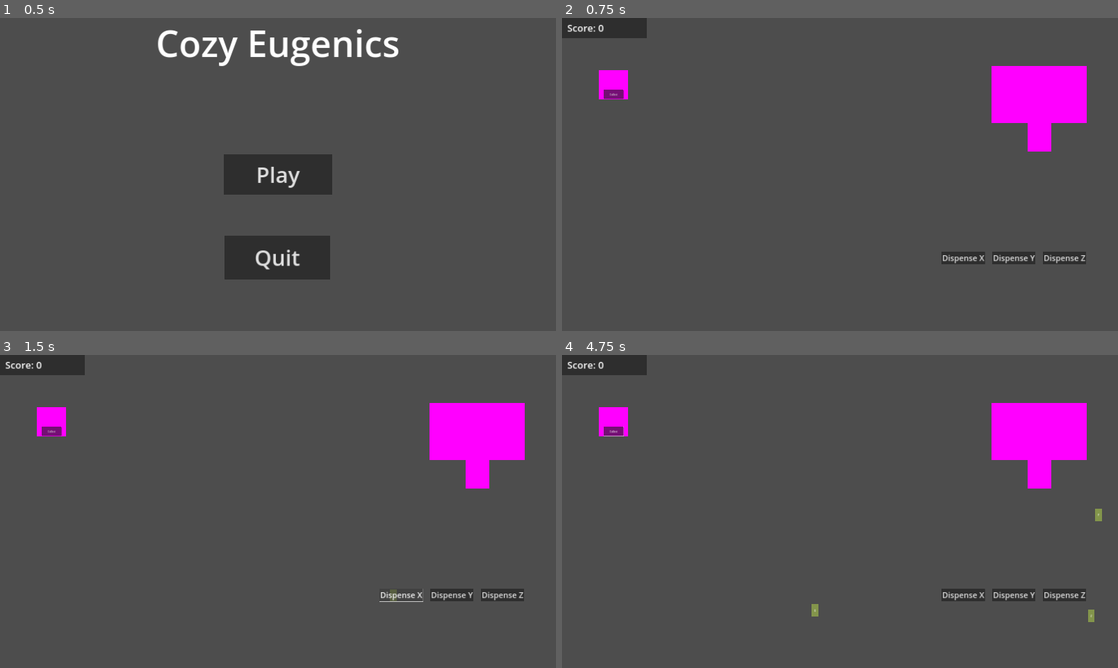
Above: before the commit, frames 1-4 (two rows, left to right).
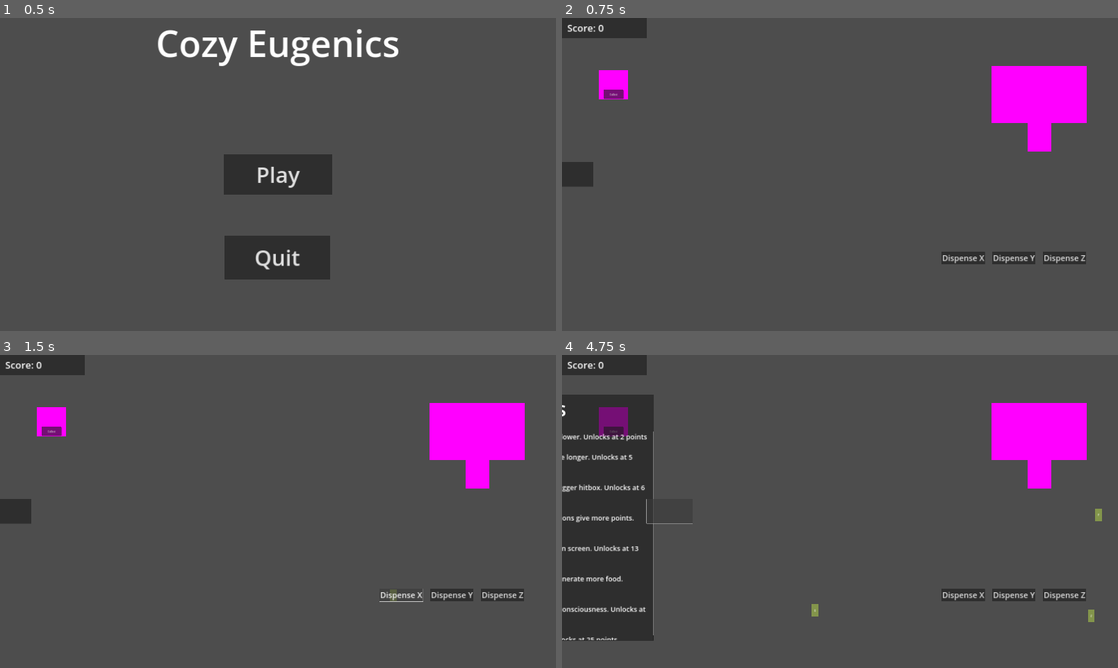
Above: after the commit, the same moments.

Repository: BoopEnthusiast/Cozy-Spring-Jam-2024
Game: Godot game, scene res://scenes/main_menu_screen.tscn
Two runs of this game, one before a commit and one after it. Both use one fixed random seed, a clock stepped at 60 frames per second and the inputs below.
Inputs (mouse positions are in pixels of both pictures, inside the frame that each line leads up to):
- Up to frame 1 (0.5 s): no input
- Up to frame 2 (0.75 s): click "Play" at 0.5 s
- Up to frame 3 (1.5 s): click "Dispense X" at 1.25 s
- Up to frame 4 (4.75 s): click "Dispense Y" at 2 s; click "Dispense Z" at 2.75 s; click "Collect" at 3.5 s; click (573, 511) at 4.27 s

Frame 1 is identical in both runs. In frame 2, 0.4% of the frame differs, in the area x 0-6%, y 46-54%; in frame 3, 0.4%; in frame 4, 12%, in the area x 0-24%, y 12-92%.

Commit message:
Recipes screen with animation

Diff:
--- a/scenes/lil_guy.tscn
+++ b/scenes/lil_guy.tscn
@@ -12,7 +12,7 @@
 [sub_resource type="GradientTexture1D" id="GradientTexture1D_yd7jm"]
 gradient = SubResource("Gradient_1fl2r")
 
-[node name="LilGuy" type="CharacterBody2D" groups=["lil_guy"]]
+[node name="LilGuy" type="CharacterBody2D"]
 input_pickable = true
 motion_mode = 1
 script = ExtResource("1_j35jn")
--- a/scenes/main.tscn
+++ b/scenes/main.tscn
@@ -7,6 +7,7 @@
 [ext_resource type="PackedScene" uid="uid://ducrtaqc51jlc" path="res://scenes/compost.tscn" id="5_0xkic"]
 [ext_resource type="PackedScene" uid="uid://b4k1qoljldvsu" path="res://scenes/pause_menu.tscn" id="6_g71jd"]
 [ext_resource type="Script" path="res://scripts/score_text.gd" id="7_3vixa"]
+[ext_resource type="PackedScene" uid="uid://crmdcshv7rb21" path="res://scenes/recipes_screen.tscn" id="8_hntjs"]
 
 [node name="Main" type="Node2D"]
 script = ExtResource("1_ju8m2")
@@ -67,3 +68,5 @@
 theme_override_font_sizes/normal_font_size = 67
 text = "Score: "
 script = ExtResource("7_3vixa")
+
+[node name="RecipesScreen" parent="." instance=ExtResource("8_hntjs")]
--- /dev/null
+++ b/scenes/recipes_screen.tscn
@@ -0,0 +1,128 @@
+[gd_scene load_steps=7 format=3 uid="uid://crmdcshv7rb21"]
+
+[ext_resource type="Script" path="res://scripts/recipes_screen.gd" id="1_7hkwy"]
+[ext_resource type="Script" path="res://scripts/book_button.gd" id="2_fpp56"]
+
+[sub_resource type="Animation" id="Animation_k2qna"]
+resource_name = "open_recipes"
+tracks/0/type = "value"
+tracks/0/imported = false
+tracks/0/enabled = true
+tracks/0/path = NodePath("RecipeBackground:position")
+tracks/0/interp = 1
+tracks/0/loop_wrap = true
+tracks/0/keys = {
+"times": PackedFloat32Array(0, 1),
+"transitions": PackedFloat32Array(1, 1),
+"update": 0,
+"values": [Vector2(-1788, 274), Vector2(0, 274)]
+}
+
+[sub_resource type="Animation" id="Animation_lm6jd"]
+length = 0.001
+tracks/0/type = "value"
+tracks/0/imported = false
+tracks/0/enabled = true
+tracks/0/path = NodePath("RecipeBackground:position")
+tracks/0/interp = 1
+tracks/0/loop_wrap = true
+tracks/0/keys = {
+"times": PackedFloat32Array(0),
+"transitions": PackedFloat32Array(1),
+"update": 0,
+"values": [Vector2(-1788, 274)]
+}
+
+[sub_resource type="Animation" id="Animation_bo715"]
+resource_name = "close_recipes"
+tracks/0/type = "value"
+tracks/0/imported = false
+tracks/0/enabled = true
+tracks/0/path = NodePath("RecipeBackground:position")
+tracks/0/interp = 1
+tracks/0/loop_wrap = true
+tracks/0/keys = {
+"times": PackedFloat32Array(0, 1),
+"transitions": PackedFloat32Array(1, 1),
+"update": 0,
+"values": [Vector2(0, 274), Vector2(-1788, 274)]
+}
+
+[sub_resource type="AnimationLibrary" id="AnimationLibrary_uboac"]
+_data = {
+"RESET": SubResource("Animation_lm6jd"),
+"close_recipes": SubResource("Animation_bo715"),
+"open_recipes": SubResource("Animation_k2qna")
+}
+
+[node name="RecipesScreen" type="CanvasLayer"]
+script = ExtResource("1_7hkwy")
+
+[node name="RecipeBackground" type="Panel" parent="."]
+anchors_preset = 4
+anchor_top = 0.5
+anchor_bottom = 0.5
+offset_left = -1788.0
+offset_top = -806.0
+offset_right = -50.0
+offset_bottom = 894.0
+grow_vertical = 2
+
+[node name="RecipesTitle" type="RichTextLabel" parent="RecipeBackground"]
+layout_mode = 1
+anchors_preset = 15
+anchor_right = 1.0
+anchor_bottom = 1.0
+offset_bottom = -1499.0
+grow_horizontal = 2
+grow_vertical = 2
+theme_override_font_sizes/normal_font_size = 140
+text = "                 Recipes
+"
+
+[node name="PotionRecipes" type="RichTextLabel" parent="RecipeBackground"]
+layout_mode = 1
+anchors_preset = 14
+anchor_top = 0.5
+anchor_right = 1.0
+anchor_bottom = 0.5
+offset_top = -595.0
+offset_bottom = 843.0
+grow_horizontal = 2
+grow_vertical = 2
+theme_override_font_sizes/normal_font_size = 48
+text = "Slow Potion - XYZZYZXXZ - Makes your LilGuys slower. Unlocks at 2 points
+
+Longevity Potion - ZZZYYZYXXX - Lets LilGuys live longer. Unlocks at 5 points
+
+Bigger Hitbox Potion - XYXYX - Gives LilGuys a bigger hitbox. Unlocks at 6 points
+
+Point Modification Potion - XYZZYXZYXXZY - Potions give more points. Unlocks at 9 points
+
+KillAll Potion - YYYYXXXXZZZZ - Kills all LilGuys on screen. Unlocks at 13 points
+
+Food Generation Potion - Composted LilGuys generate more food. Unlocks at 16 points
+
+Sentience Potion - Give your LilGuys the gift of consciousness. Unlocks at 20 points
+
+Strength Potion - Make your LilGuys strong. Unlocks at 25 points
+"
+
+[node name="BookButton" type="Button" parent="RecipeBackground"]
+layout_mode = 1
+anchors_preset = 4
+anchor_top = 0.5
+anchor_bottom = 0.5
+offset_left = 1688.0
+offset_top = -129.0
+offset_right = 2005.0
+offset_bottom = 40.0
+grow_vertical = 2
+script = ExtResource("2_fpp56")
+
+[node name="AnimationPlayer" type="AnimationPlayer" parent="."]
+libraries = {
+"": SubResource("AnimationLibrary_uboac")
+}
+
+[connection signal="pressed" from="RecipeBackground/BookButton" to="RecipeBackground/BookButton" method="_on_pressed"]
--- /dev/null
+++ b/scripts/book_button.gd
@@ -0,0 +1,17 @@
+extends Button
+@onready var recipes_screen = $".."
+@onready var animation_player = $"../../AnimationPlayer"
+
+var recipesInFrame = false
+
+func _on_pressed():
+	#when is pressed check if recipes is already in frame
+	if recipesInFrame:
+		#move recipes into frame
+		recipesInFrame = false
+		animation_player.play("close_recipes")
+
+	elif not recipesInFrame:
+		#move recipes out of frame
+		recipesInFrame = true
+		animation_player.play("open_recipes")
--- /dev/null
+++ b/scripts/recipes_screen.gd
@@ -0,0 +1 @@
+extends CanvasLayer
Not shown: 1 places in scenes/main.tscn that only renumber resources
Not shown, changed: scenes/.DS_Store
